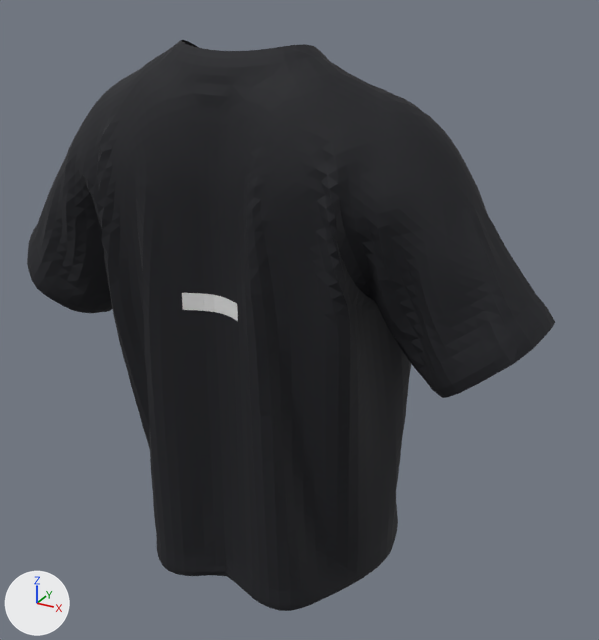
The glTF model public/models/garments/tee-tesla.glb: old version first, new version second.
Camera for both pictures: a camera (50 mm lens) standing at (1.87, -3.15, 1.55) and looking at (0.11, 0.04, -0.04). The axes (+X, +Y, +Z) are drawn at lower left. The lights are the same throughout. The picture after the commit comes second. Where no turn or scale is listed for an object, it has been applied to the vertices. Vertices at exactly the same position are counted once.

Objects in the first picture: 'Low_T_shirt1:Mesh', 'Mesh_1'.
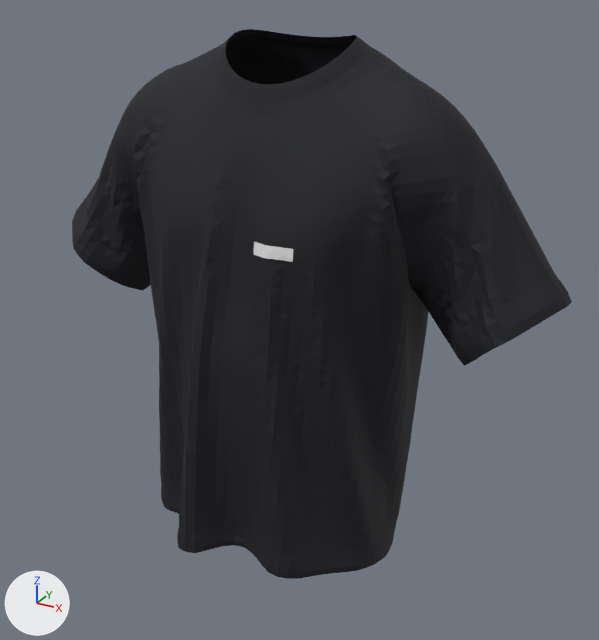
Location of each change, [x1, y1, x2, y2] in pixels of the pictures (599 x 640 px; the box of a moved part takes in the faces that stretch with it):
'Low_T_shirt1:Mesh', turned
    before: [27, 40, 555, 611]
    after: [72, 29, 572, 579]
part 2 of me_mesh_1, moved or reshaped
    before: [182, 293, 238, 321]
    after: [253, 242, 293, 262]

The change in detail:
me_mesh_0 has 5355 vertices, 10192 faces and spans x -1.33..1.33, y -0.6..0.6, z -1.24..1.24.
me_mesh_0 is used by ob_low_t_shirt1_mesh; location (0.0, 0.0, 0.0).
me_mesh_0 part 1: the whole mesh is turned -180 degrees about the z axis through its middle.
me_mesh_1 is used by ob_mesh_1; location (0.0, 0.0, 0.0).
me_mesh_1 had 1849 vertices, 3528 faces and spanned x -0.136..0.136, y -0.537..-0.491, z 0.172..0.251.
me_mesh_1 now has 1849 vertices, 3528 faces and spans x 0.094..0.286, y -0.348..-0.321, z 0.396..0.451.
me_mesh_1 part 2: 1849 of 1849 vertices moved; they spanned x -0.136..0.136, y -0.537..-0.491, z 0.172..0.251 and now span x 0.094..0.286, y -0.348..-0.321, z 0.396..0.451; mean shift (0.19, 0.173, 0.212).
